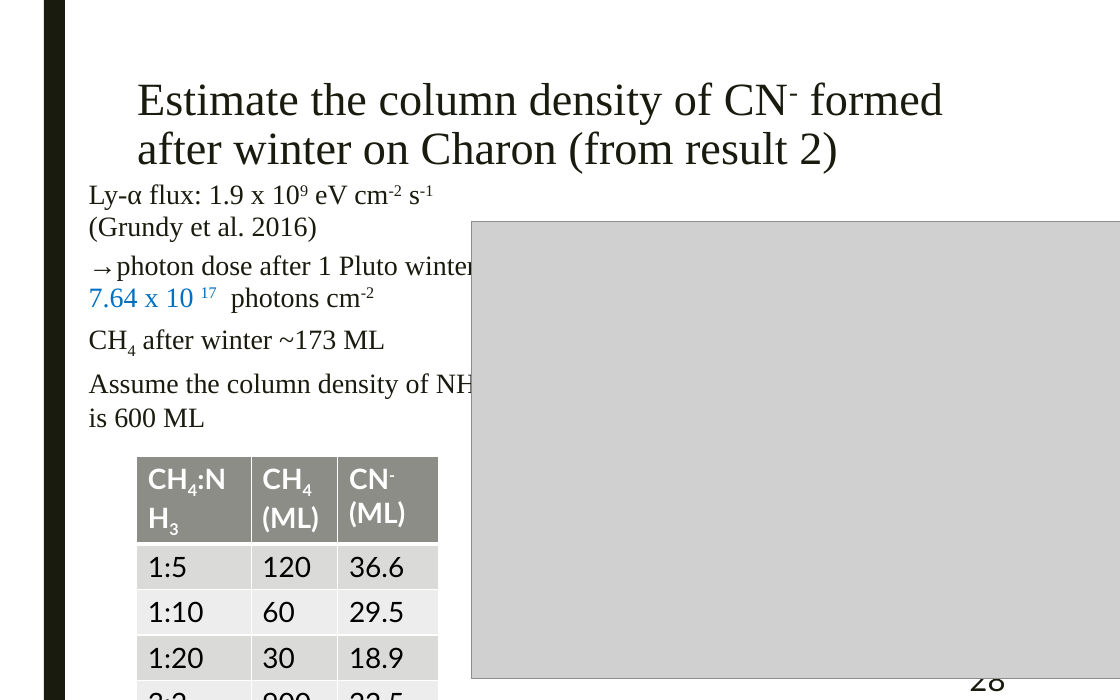
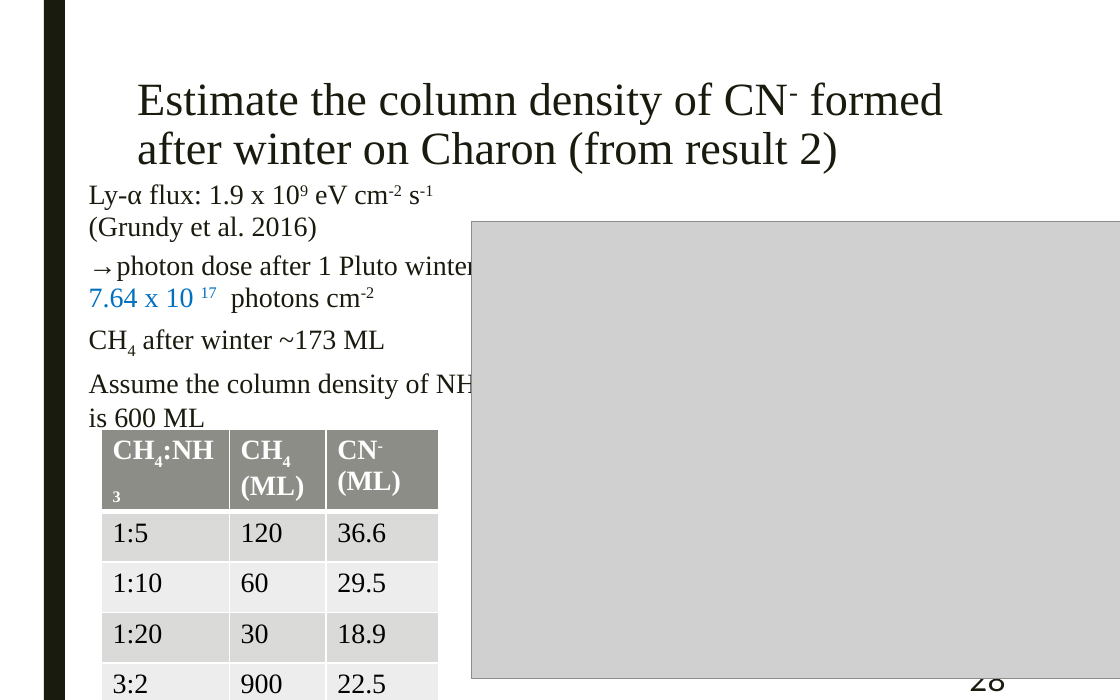
Before and after one commit to samuello1228/lily, a slide deck: slide 28 of doc/VUV and EUV irradiation of CH4 + NH3.pptx. Drawn at 1120x700 pixels with LibreOffice and Linux fonts; fonts in the diff are those of the drawing; grey boxes stand for pictures. Boxes give left, top, right and bottom in pixels: in the first picture for what was removed or moved away, otherwise in the second. Text is boxed around its words. In the diff, an @@ line names an element or a change of style, - is before the commit and + after.

```diff
--- a/doc/VUV and EUV irradiation of CH4 + NH3.pptx
+++ b/doc/VUV and EUV irradiation of CH4 + NH3.pptx
@@ table at box(102, 429, 438, 700) @@
@@ font Lato to Times New Roman @@
@@ table: place and size @@
-table at box(137, 457, 438, 700)
+table at box(102, 429, 438, 700)
```
Also in this commit, not shown: 30 other slides changed, 1 other file.
